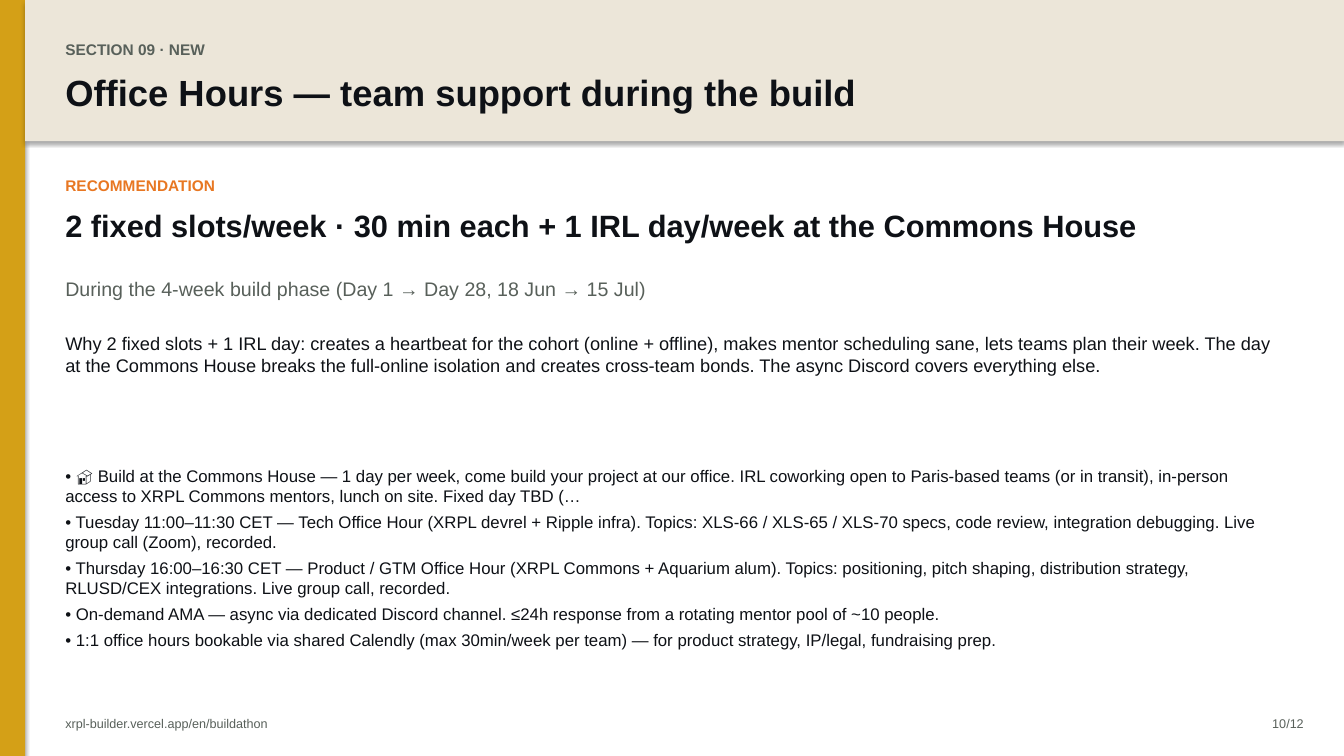
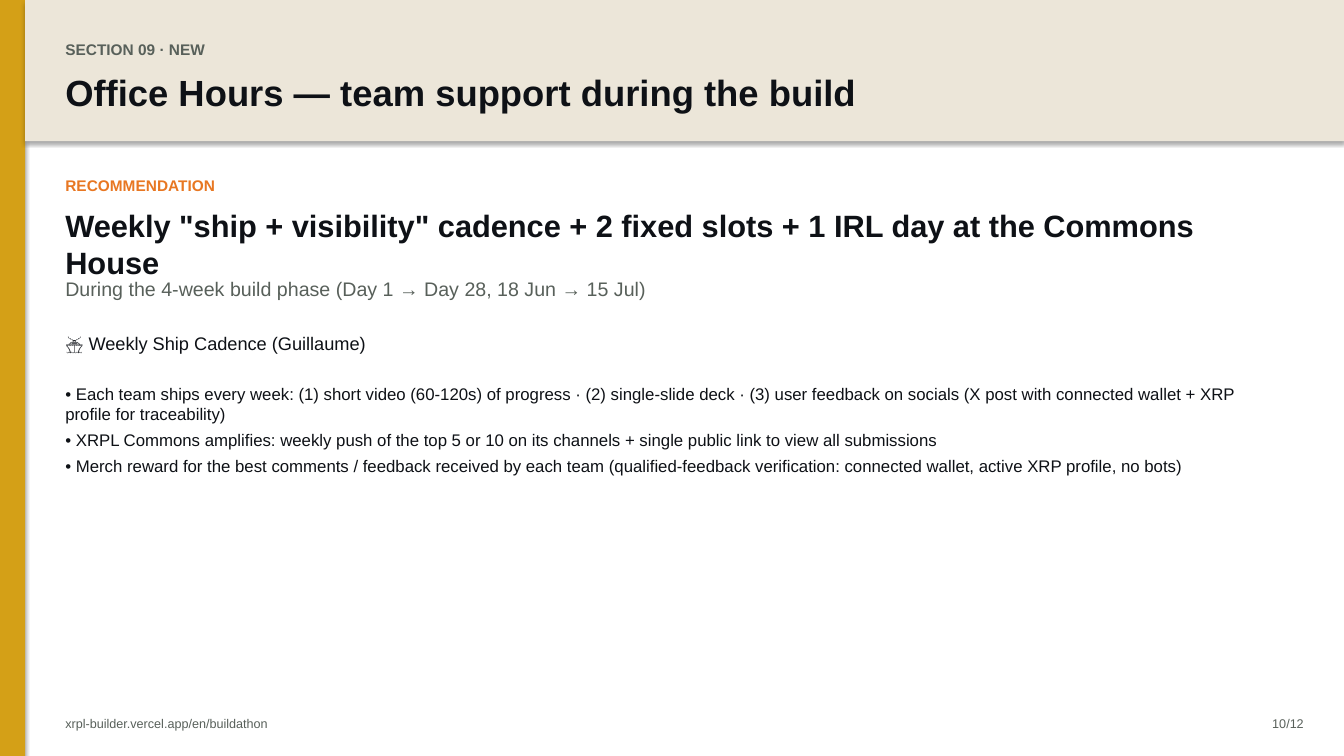
Before and after one commit to AurelienBg/xrpl-builder, a slide deck: slide 11 of buildathon-deck-en.pptx. Drawn at 1344x756 pixels with LibreOffice and Linux fonts; fonts in the diff are those of the drawing. Boxes give left, top, right and bottom in pixels: in the first picture for what was removed or moved away, otherwise in the second. Text is boxed around its words. In the diff, an @@ line names an element or a change of style, - is before the commit and + after.

Commit message:
feat(buildathon): apply comité decisions May 13, 2026
Major refactor across Sections 00, 01, 04, 05, 11, 12 + regenerate .pptx decks.

Section 01 (Name):
- Main proposal: "Buildathon 30^x" (was "Building zone")
- "Building zone" removed entirely from the alternatives
- "Buildathon 30x30" removed (became 30^x as main)
- Remaining alternatives: Buildathon (generic) · ChallengeX

Section 04 (Registry):
- Added realistic ambition target to green banner: "a few hundred to ~1000 users" per project on mainnet by day 30
- Decision attribution: committee May 13, 2026

Section 05 (Prizes) — full refonte:
- Pool $100k (was $30k) · 2026 annual budget
- Hybrid structure (3 brackets):
  - 5 major milestone-grants $10k each = $50k (structure: $3k upfront + $3k at M1 / 3mo + $4k at M2 / 6mo)
  - Up to 100 small prizes × €500 = $50k (no hard cap, pool-bounded)
  - Aquarium access for the 1st major prize (perk, no extra cash)
- Live-traction gate maintained (mainnet + on-chain via SourceTag day 30)
- Old "Pool $30k volume-gated" structure preserved in Alternatives

Section 00 (Synthesis):
- New green block "Parcours XRPL Commons" placing the Buildathon in context:
  Academy (academy.xrpl-commons.org) → Buildathon 30^x → Aquarium → Startup Studio (coming soon)
- Content produced during the Buildathon feeds back into the Academy
- Perpetual Hackathon flagged as distinct future project (not 2026 edition)

Section 11 (Inspiration):
- Solana Colosseum row enriched with Eternal (perpetual variant) sub-mention
- Frontier and Eternal both listed as inspiring models for XRPL Commons

Section 12 (Variant 1):
- Completely rewritten with comité-decided parameters:
  - Buildathon 30^x · Hybrid milestone-grants + XRPL Commons journey
  - $100k pool · 1 FTE · low overhead (~$120-150k all-in 1st edition)
  - Open (not curated) · target a few hundred → 1000 users
  - Weekly ship cadence + Commons amplification + IRL Commons House
  - Path integration: content → Academy, top 1 → Aquarium, suite → Startup Studio
- Variants 2 (Colosseum-pure) and 3 (Builders Cohort) preserved as alternatives

Decks regenerated:
- buildathon-deck.pptx (FR)
- buildathon-deck-en.pptx (EN)

FR + EN mirrored everywhere.

```diff
--- a/buildathon-deck-en.pptx
+++ b/buildathon-deck-en.pptx
@@ text at [65, 214, 1193, 275]: text changed @@
-2 fixed slots/week · 30 min each + 1 IRL day/week at the Commons House
+Weekly "ship + visibility" cadence + 2 fixed slots + 1 IRL day at the Commons House
@@ text at [89, 336, 366, 354]: text changed @@
-Why 2 fixed slots + 1 IRL day: creates a heartbeat for the cohort (online + offline), makes mentor scheduling sane, lets teams plan their week. The day at the Commons House breaks the full-online isolation and creates cross-team bonds. The async Discord covers everything else.
+🚢 Weekly Ship Cadence (Guillaume)
@@ text at [65, 388, 1234, 476]: text changed @@
-• 🏠 Build at the Commons House — 1 day per week, come build your project at our office. IRL coworking open to Paris-based teams (or in transit), in-person access to XRPL Commons mentors, lunch on site. Fixed day TBD (…
-• Tuesday 11:00–11:30 CET — Tech Office Hour (XRPL devrel + Ripple infra). Topics: XLS-66 / XLS-65 / XLS-70 specs, code review, integration debugging. Live group call (Zoom), recorded.
-• Thursday 16:00–16:30 CET — Product / GTM Office Hour (XRPL Commons + Aquarium alum). Topics: positioning, pitch shaping, distribution strategy, RLUSD/CEX integrations. Live group call, recorded.
-• On-demand AMA — async via dedicated Discord channel. ≤24h response from a rotating mentor pool of ~10 people.
-• 1:1 office hours bookable via shared Calendly (max 30min/week per team) — for product strategy, IP/legal, fundraising prep.
+• Each team ships every week: (1) short video (60-120s) of progress · (2) single-slide deck · (3) user feedback on socials (X post with connected wallet + XRP profile for traceability)
+• XRPL Commons amplifies: weekly push of the top 5 or 10 on its channels + single public link to view all submissions
+• Merch reward for the best comments / feedback received by each team (qualified-feedback verification: connected wallet, active XRP profile, no bots)
```
Also in this commit, not shown: 4 other slides changed, 3 other files.
